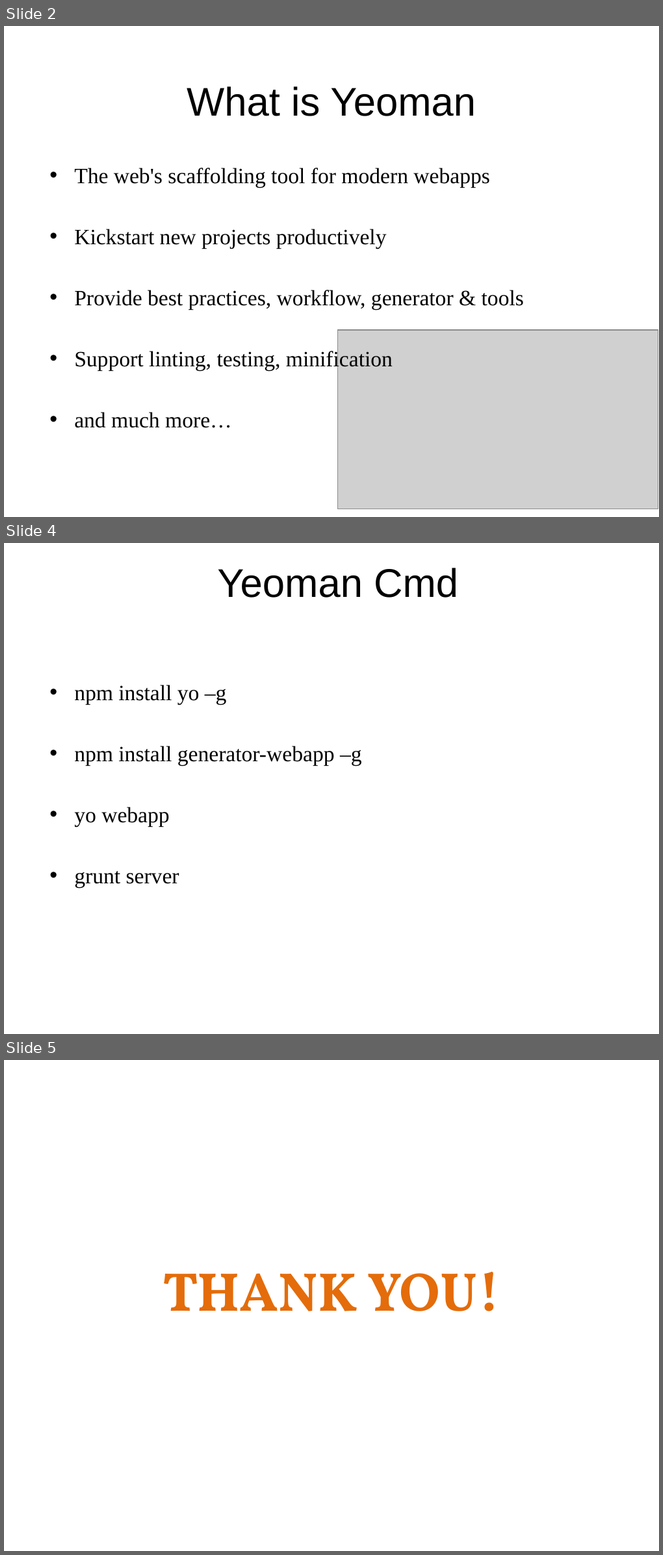
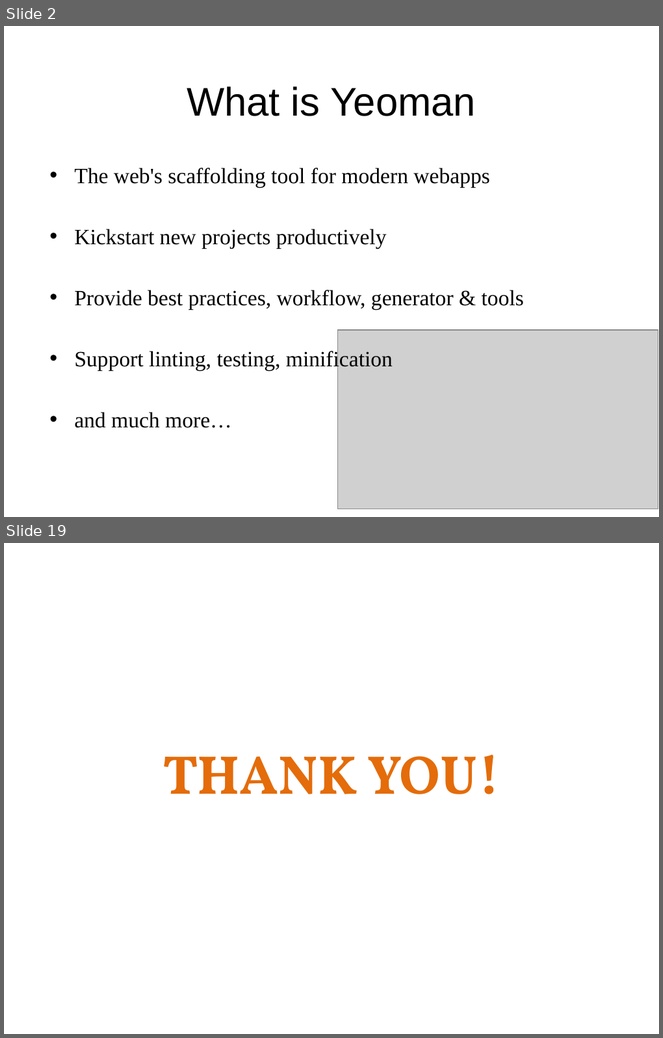
Before and after one commit to sonvq-qsoftvn/angularjs-training, a slide deck: QS_Training_AngularJS_Yeoman, Grunt, Gulp - SonVQ.pptx. Shown one above the other, each under a label of ours: slides 2, 4 and 5 before the commit, slides 2 and 19 after it; the slides between them are not shown. The pictures are 663x1555 and 663x1038 pixels, drawn with LibreOffice and Linux fonts; fonts in the diff are those of the drawing; grey boxes stand for pictures; background and template pictures are left out. Boxes give left, top, right and bottom in pixels: in the first picture for what was removed or moved away, otherwise in the second. Text is boxed around its words. In the diff, an @@ line names an element or a change of style, - is before the commit and + after.

```diff
--- a/QS_Training_AngularJS_Yeoman, Grunt, Gulp - SonVQ.pptx
+++ b/QS_Training_AngularJS_Yeoman, Grunt, Gulp - SonVQ.pptx
@@ slide 4 removed at [4, 543, 659, 1034], background picture (left out) @@
@@ title removed at [217, 568, 458, 598] @@
-Yeoman Cmd
@@ text removed at [74, 685, 362, 888] @@
-• npm install yo –g
-• npm install generator-webapp –g
-• yo webapp
-• grunt server
@@ what was slide 5 is now slide 19 @@
```
Also in this commit, not shown: 2 slides changed, 15 slides added, 4 other files.
